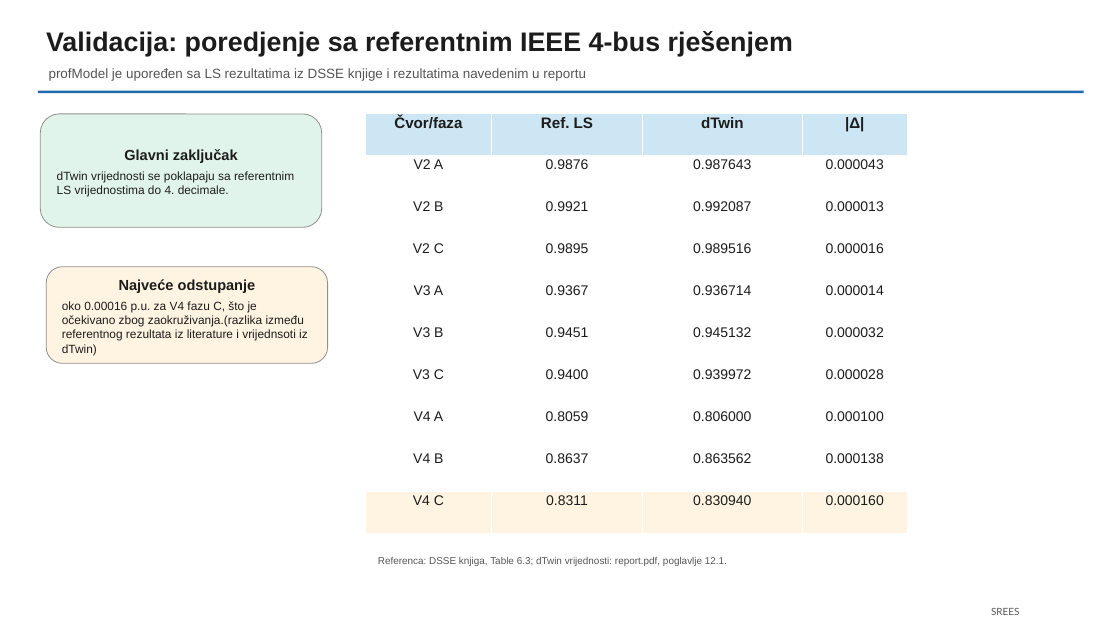
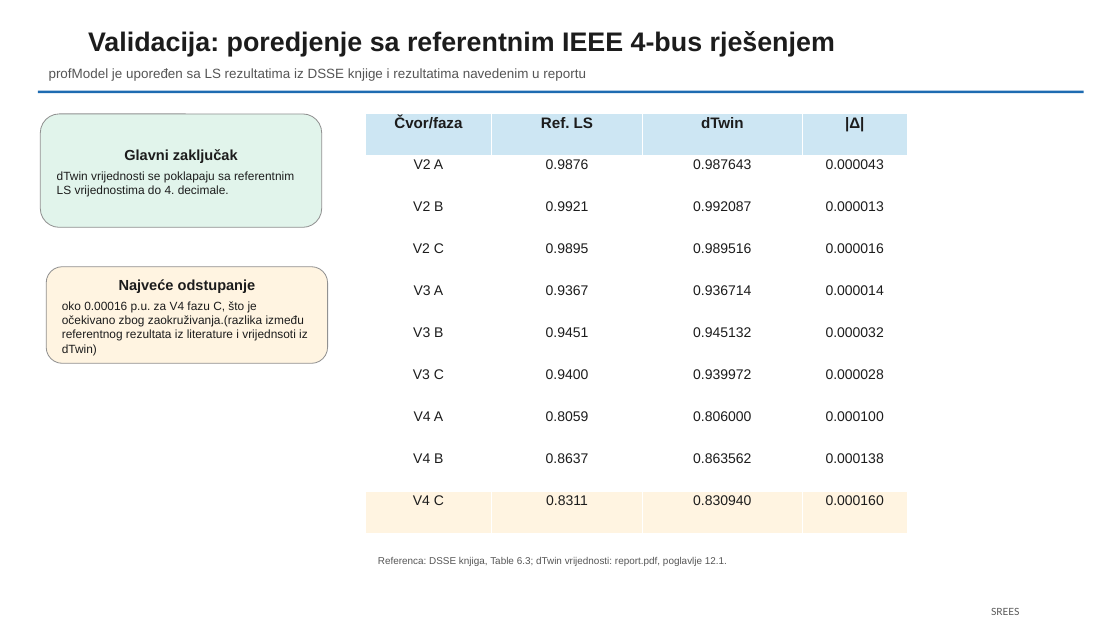
Before and after one commit to Vucko31/SREES_2026_Vuk_TSE, a slide deck: slide 7 of presentation/Prezentacija.pptx (slide 8 before the commit). Drawn at 1120x630 pixels with LibreOffice and Linux fonts; fonts in the diff are those of the drawing. Boxes give left, top, right and bottom in pixels: in the first picture for what was removed or moved away, otherwise in the second. Text is boxed around its words. In the diff, an @@ line names an element or a change of style, - is before the commit and + after.

```diff
--- a/presentation/Prezentacija.pptx
+++ b/presentation/Prezentacija.pptx
@@ text "Validacija: poredjenje sa referentnim IEEE ..." at (88, 31, 835, 57): list level 1 to 2 in "Validacija: poredjenje sa referentnim IEEE ..." @@
```
Also in this commit, not shown: 1 slide removed.
